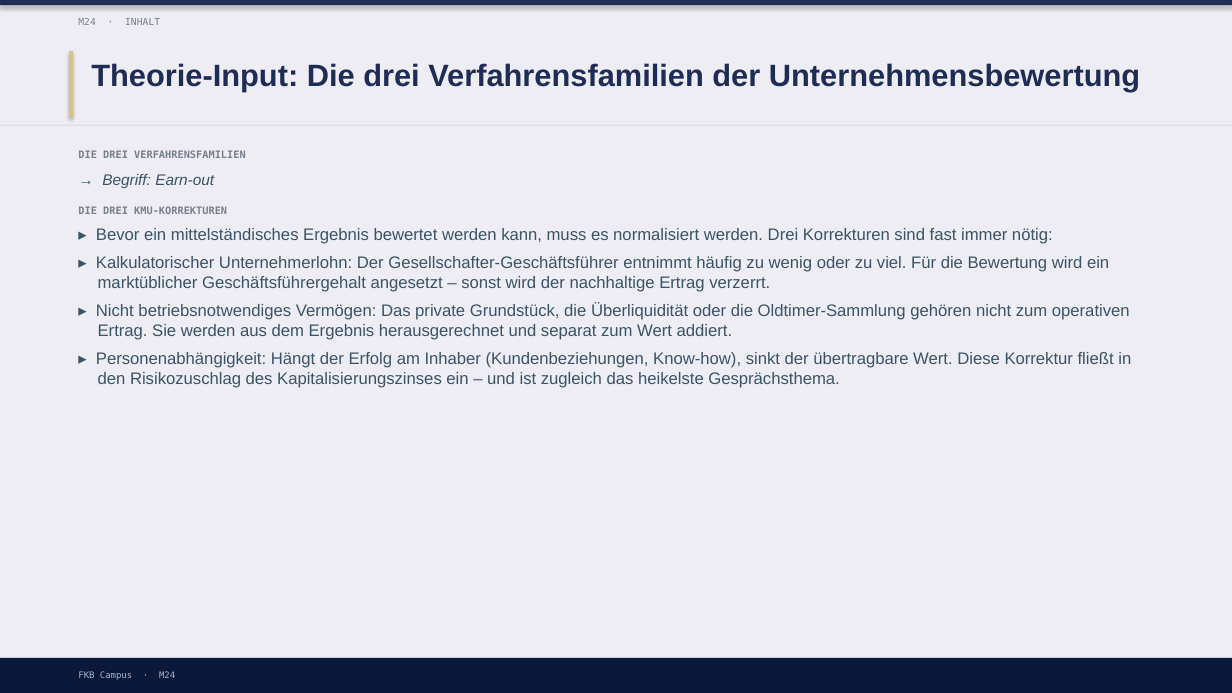
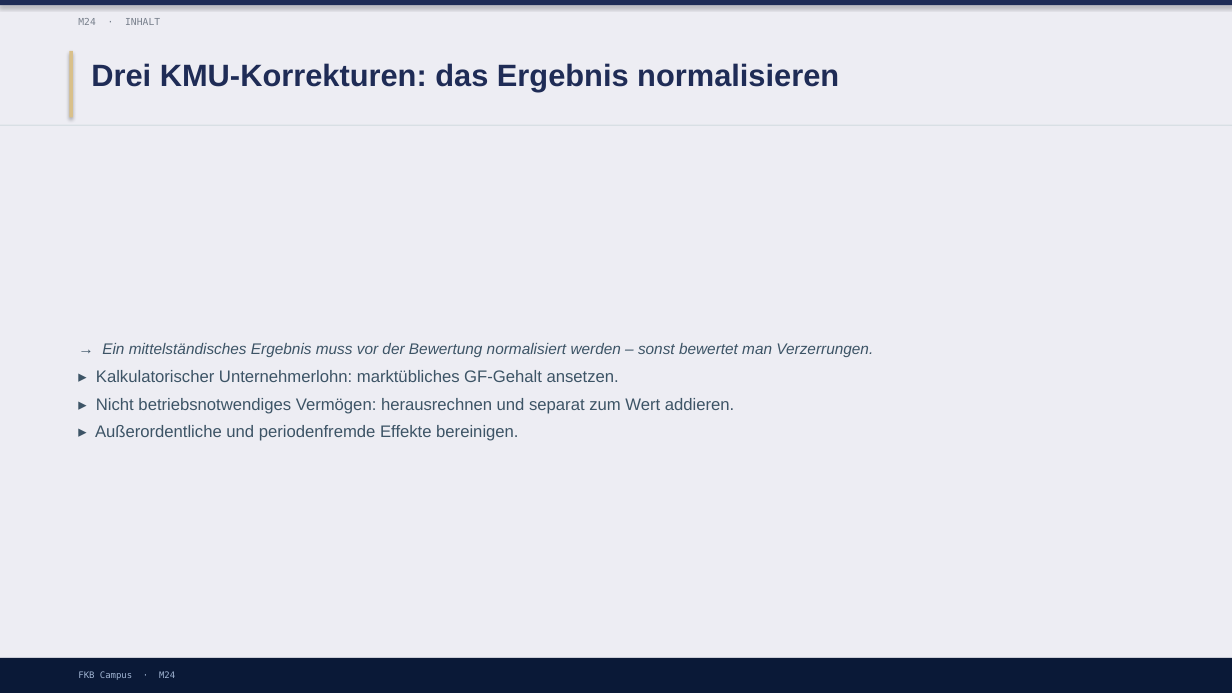
Before and after one commit to ck5rqc47pr-byte/firmenkundenakademie-online, a slide deck: slide 10 of protected-downloads/praesentation/M24.pptx (slide 5 before the commit). Drawn at 1232x693 pixels with LibreOffice and Linux fonts; fonts in the diff are those of the drawing. Boxes give left, top, right and bottom in pixels: in the first picture for what was removed or moved away, otherwise in the second. Text is boxed around its words. In the diff, an @@ line names an element or a change of style, - is before the commit and + after.

```diff
--- a/protected-downloads/praesentation/M24.pptx
+++ b/protected-downloads/praesentation/M24.pptx
@@ text at bbox=[91, 63, 839, 91]: text changed @@
-Theorie-Input: Die drei Verfahrensfamilien der Unternehmensbewertung
+Drei KMU-Korrekturen: das Ergebnis normalisieren
@@ text "→ Ein mittelständisches Ergebnis muss ..." at bbox=[95, 343, 873, 441]: vertical alignment top to middle @@
@@ text at bbox=[95, 343, 873, 441]: text changed @@
-DIE DREI VERFAHRENSFAMILIEN
-→ Begriff: Earn-out
-DIE DREI KMU-KORREKTUREN
-▸ Bevor ein mittelständisches Ergebnis bewertet werden kann, muss es normalisiert werden. Drei Korrekturen sind fast immer nötig:
-▸ Kalkulatorischer Unternehmerlohn: Der Gesellschafter-Geschäftsführer entnimmt häufig zu wenig oder zu viel. Für die Bewertung wird ein marktüblicher Geschäftsführergehalt angesetzt – sonst wird der nachhaltige Ertrag verzerrt.
-▸ Nicht betriebsnotwendiges Vermögen: Das private Grundstück, die Überliquidität oder die Oldtimer-Sammlung gehören nicht zum operativen Ertrag. Sie werden aus dem Ergebnis herausgerechnet und separat zum Wert addiert.
-▸ Personenabhängigkeit: Hängt der Erfolg am Inhaber (Kundenbeziehungen, Know-how), sinkt der übertragbare Wert. Diese Korrektur fließt in den Risikozuschlag des Kapitalisierungszinses ein – und ist zugleich das heikelste Gesprächsthema.
+→ Ein mittelständisches Ergebnis muss vor der Bewertung normalisiert werden – sonst bewertet man Verzerrungen.
+▸ Kalkulatorischer Unternehmerlohn: marktübliches GF-Gehalt ansetzen.
+▸ Nicht betriebsnotwendiges Vermögen: herausrechnen und separat zum Wert addieren.
+▸ Außerordentliche und periodenfremde Effekte bereinigen.
```
Also in this commit, not shown: 4 other slides changed, 11 slides added, 1 slide removed, 1 other file.
